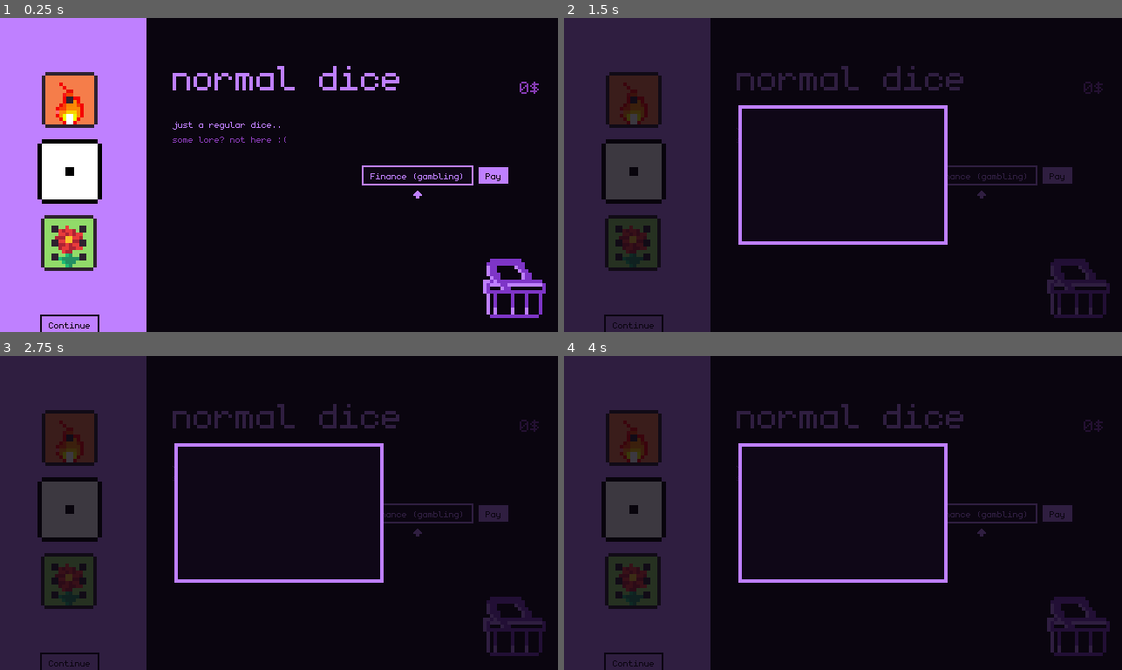
Above: before the commit, frames 1-4 (two rows, left to right).
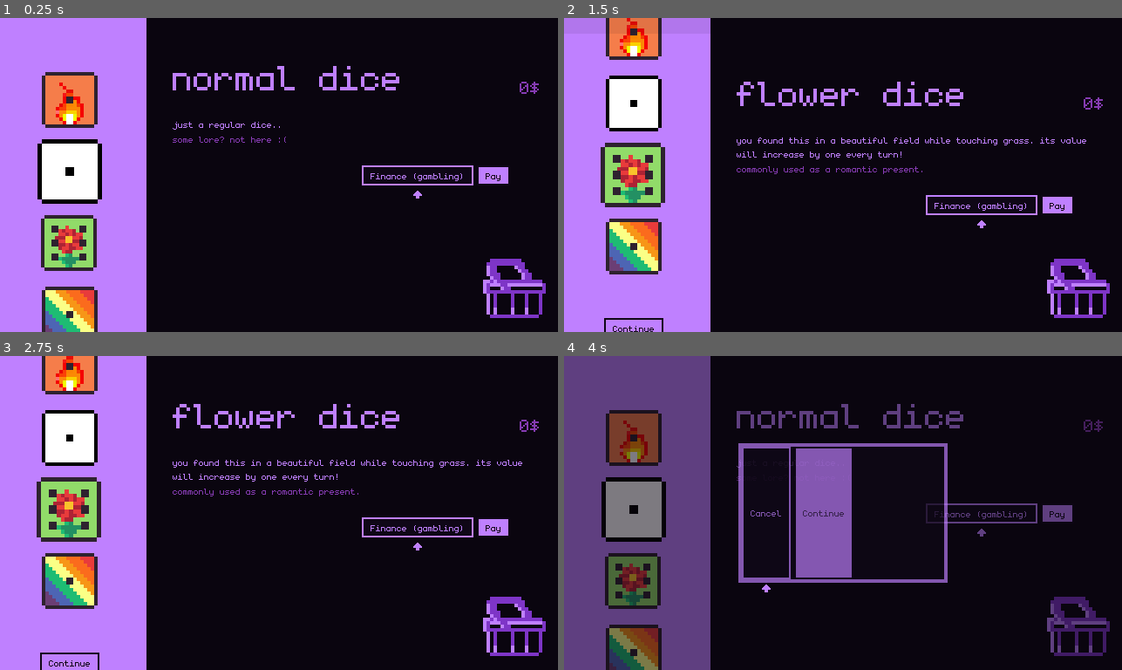
Above: after the commit, the same moments.

Repository: espcaa/chaotic-cubes
Game: Godot game, scene res://scenes/shop.tscn
Same seed, same stepped clock (60 frames per second), same inputs: the game is played once before the commit and once after it. This scene is started directly instead of the project's main scene. Sound files missing from this copy of the repository are replaced by a short silence.
Inputs:
- Up to frame 1 (0.25 s): no input
- Up to frame 2 (1.5 s): tap Enter (play) at 0.5, 0.6 s; hold D (right) 0.53-1.28 s; hold Down (down) from 1.28 s (still down); tap Tab (draw) at 1.35 s
- Up to frame 3 (2.75 s): tap Enter (play) at 1.55, 2.1 s; release Down (down) at 2.03 s; hold D (right) from 2.03 s (still down)
- Up to frame 4 (4 s): release D (right) at 2.78 s; hold Up (ui_up) 2.78-3.53 s; tap Enter (play) at 2.85, 3.8 s; hold A (left) from 3.53 s (still down); tap Tab (draw) at 3.6 s

The runs differ from the first frame. In frame 1, 1.5% of the frame differs, in the area x 7-18%, y 85-100%; in frame 2, 31%; in frame 3, 30%; in frame 4, 33%, in the area x 0-98%, y 0-100%.

Commit message:
pride dice!

Diff:
--- a/scenes/dice_info_shop.gd
+++ b/scenes/dice_info_shop.gd
@@ -27,22 +27,30 @@
 	if not $AnimationPlayer.is_playing():
 		$AnimationPlayer.play("in")
 		modal_shown = true
+		%ButtonModalCOntainer.active = true
 	else:
 		await $AnimationPlayer.animation_finished
 		modal_shown = true
 		$AnimationPlayer.play("in")
+		%ButtonModalCOntainer.active = true
 
 
 func hide_modal():
 	if not $AnimationPlayer.is_playing():
 		modal_shown = false
 		$AnimationPlayer.play("out")
+		%ButtonModalCOntainer.active = false
 	else:
 		await $AnimationPlayer.animation_finished
 		modal_shown = false
 		$AnimationPlayer.play("out")
+		%ButtonModalCOntainer.active = false
 
 
 func _on_finance_button_pressed() -> void:
 	get_parent().get_parent().disable_button_focus()
 	show_modal()
+
+
+func _on_cancel_button_pressed() -> void:
+	hide_modal()
--- a/scenes/dice_info_shop.tscn
+++ b/scenes/dice_info_shop.tscn
@@ -215,9 +215,26 @@
 outline_color_role = 0
 outline_thickness = 4
 
+[node name="ButtonModalCOntainer" type="HBoxContainer" parent="modal/MarginContainer/colored_container"]
+unique_name_in_owner = true
+layout_mode = 2
+script = ExtResource("3_ou0lp")
+active = false
+
+[node name="cancel_button" parent="modal/MarginContainer/colored_container/ButtonModalCOntainer" instance=ExtResource("3_whrbq")]
+layout_mode = 2
+horizontal = true
+label_text = "Cancel"
+
+[node name="continue_button" parent="modal/MarginContainer/colored_container/ButtonModalCOntainer" instance=ExtResource("3_whrbq")]
+layout_mode = 2
+horizontal = true
+label_text = "Continue"
+
 [node name="AnimationPlayer" type="AnimationPlayer" parent="."]
 libraries = {
 &"": SubResource("AnimationLibrary_n6wy1")
 }
 
 [connection signal="pressed" from="colored_container/MarginContainer/colored_container/MarginContainer/VBoxContainer/HBoxContainer/MarginContainer/focus_container/finance_button" to="." method="_on_finance_button_pressed"]
+[connection signal="pressed" from="modal/MarginContainer/colored_container/ButtonModalCOntainer/cancel_button" to="." method="_on_cancel_button_pressed"]
--- /dev/null
+++ b/scenes/pride_dice.gd
@@ -0,0 +1,40 @@
+extends "res://scenes/dice.gd"
+
+@export var custom_dice_name: String = "pride dice!"
+@export var custom_dice_description: String = "this one is rainbowy!"
+
+var dice_complete_description = "the colors are vibrant and looking at them makes you kinder, more supportive and happy overall. maybe it has some magical properties? who knows!"
+var dice_lore = "not that useful but pretty and inclusive :D"
+
+
+func roll():
+	if playing:
+		return  # prevent rolling multiple times
+
+	playing = true
+	var duration = 1.0
+	var step = 0.15
+	var elapsed = 0.0
+	var last_face = -1
+
+	while elapsed < duration:
+		# Ensure a different face is shown
+		var new_face = faces[randi() % faces.size()]
+		while new_face == last_face and faces.size() > 1:
+			new_face = faces[randi() % faces.size()]
+		$AnimatedSprite2D.frame = new_face
+		play_woosh()
+		await get_tree().create_timer(step).timeout
+		elapsed += step
+
+	# Stop rolling
+	playing = false
+	$CustomLabel.label_text = str($AnimatedSprite2D.frame + 1) + " !!"
+	value.append($AnimatedSprite2D.frame + 1)  # +1 because frames are 0-based
+	emit_signal("roll_finished")
+	$AnimationPlayer.play("text")
+
+
+func set_dice_name():
+	dice_name = custom_dice_name
+	dice_description = custom_dice_description
--- /dev/null
+++ b/scenes/pride_dice.tscn
@@ -0,0 +1,61 @@
+[gd_scene load_steps=11 format=3 uid="uid://c1h8q55s758un"]
+
+[ext_resource type="PackedScene" uid="uid://bmqb4ae43griq" path="res://scenes/dice.tscn" id="1_xvcmc"]
+[ext_resource type="Script" uid="uid://tcfbnqj1ovok" path="res://scenes/pride_dice.gd" id="2_pv2i2"]
+[ext_resource type="Texture2D" uid="uid://3hgkm2a4j4in" path="res://assets/dice_pride.png" id="3_ydknq"]
+
+[sub_resource type="AtlasTexture" id="AtlasTexture_1ny67"]
+atlas = ExtResource("3_ydknq")
+region = Rect2(0, 0, 16, 16)
+
+[sub_resource type="AtlasTexture" id="AtlasTexture_e1nyg"]
+atlas = ExtResource("3_ydknq")
+region = Rect2(0, 64, 16, 16)
+
+[sub_resource type="AtlasTexture" id="AtlasTexture_b4qd8"]
+atlas = ExtResource("3_ydknq")
+region = Rect2(0, 16, 16, 16)
+
+[sub_resource type="AtlasTexture" id="AtlasTexture_w6j3i"]
+atlas = ExtResource("3_ydknq")
+region = Rect2(0, 48, 16, 16)
+
+[sub_resource type="AtlasTexture" id="AtlasTexture_ga44n"]
+atlas = ExtResource("3_ydknq")
+region = Rect2(0, 32, 16, 16)
+
+[sub_resource type="AtlasTexture" id="AtlasTexture_ikpko"]
+atlas = ExtResource("3_ydknq")
+region = Rect2(0, 80, 16, 16)
+
+[sub_resource type="SpriteFrames" id="SpriteFrames_wchpv"]
+animations = [{
+"frames": [{
+"duration": 1.0,
+"texture": SubResource("AtlasTexture_1ny67")
+}, {
+"duration": 1.0,
+"texture": SubResource("AtlasTexture_e1nyg")
+}, {
+"duration": 1.0,
+"texture": SubResource("AtlasTexture_b4qd8")
+}, {
+"duration": 1.0,
+"texture": SubResource("AtlasTexture_w6j3i")
+}, {
+"duration": 1.0,
+"texture": SubResource("AtlasTexture_ga44n")
+}, {
+"duration": 1.0,
+"texture": SubResource("AtlasTexture_ikpko")
+}],
+"loop": true,
+"name": &"default",
+"speed": 5.0
+}]
+
+[node name="pride_dice" instance=ExtResource("1_xvcmc")]
+script = ExtResource("2_pv2i2")
+custom_dice_name = "pride dice!"
+custom_dice_description = "this one is rainbowy!"
+dice_frames = SubResource("SpriteFrames_wchpv")
--- a/scenes/shop.gd
+++ b/scenes/shop.gd
@@ -121,16 +121,16 @@
 
 
 func _input(event: InputEvent) -> void:
-	if (
-		event.is_action_pressed("down")
-		and not dict_dice_to_info_containers[selected_dice].modal_shown
-	):
-		_select_next_dice()
-	elif (
-		event.is_action_pressed("up")
-		and not dict_dice_to_info_containers[selected_dice].modal_shown
-	):
-		_select_previous_dice()
+	if event.is_action_pressed("down"):
+		if selected_dice is Button:
+			_select_next_dice()
+		elif not dict_dice_to_info_containers[selected_dice].modal_shown:
+			_select_next_dice()
+	elif event.is_action_pressed("up"):
+		if selected_dice is Button:
+			_select_previous_dice()
+		elif not dict_dice_to_info_containers[selected_dice].modal_shown:
+			_select_previous_dice()
 
 
 func _select_next_dice() -> void:
--- a/scenes/shop.tscn
+++ b/scenes/shop.tscn
@@ -9,6 +9,7 @@
 [ext_resource type="PackedScene" uid="uid://bosb8nhc7jo41" path="res://scenes/dice_flower.tscn" id="5_m4ofw"]
 [ext_resource type="Texture2D" uid="uid://c6n0ja56tmbot" path="res://assets/shop.png" id="6_8r1wq"]
 [ext_resource type="Shader" uid="uid://hi56rfnncpf1" path="res://scenes/dice_machine.gdshader" id="6_ajxib"]
+[ext_resource type="PackedScene" uid="uid://c1h8q55s758un" path="res://scenes/pride_dice.tscn" id="6_heatd"]
 
 [sub_resource type="ShaderMaterial" id="ShaderMaterial_y6sft"]
 shader = ExtResource("6_ajxib")
@@ -53,6 +54,8 @@
 
 [node name="dice_flower" parent="dices/dice_container" instance=ExtResource("5_m4ofw")]
 position = Vector2(-1, 0)
+
+[node name="pride_dice" parent="dices/dice_container" instance=ExtResource("6_heatd")]
 
 [node name="temp" type="Control" parent="."]
 anchors_preset = 0
Binary file added: assets/dice_oride.aseprite
Binary file added: assets/dice_pride.aseprite
Binary file added: assets/dice_pride.png
Not shown, added: assets/dice_pride.png.import
Not shown, added: scenes/pride_dice.gd.uid
Not shown: 1 places in scenes/shop.tscn that only renumber resources
